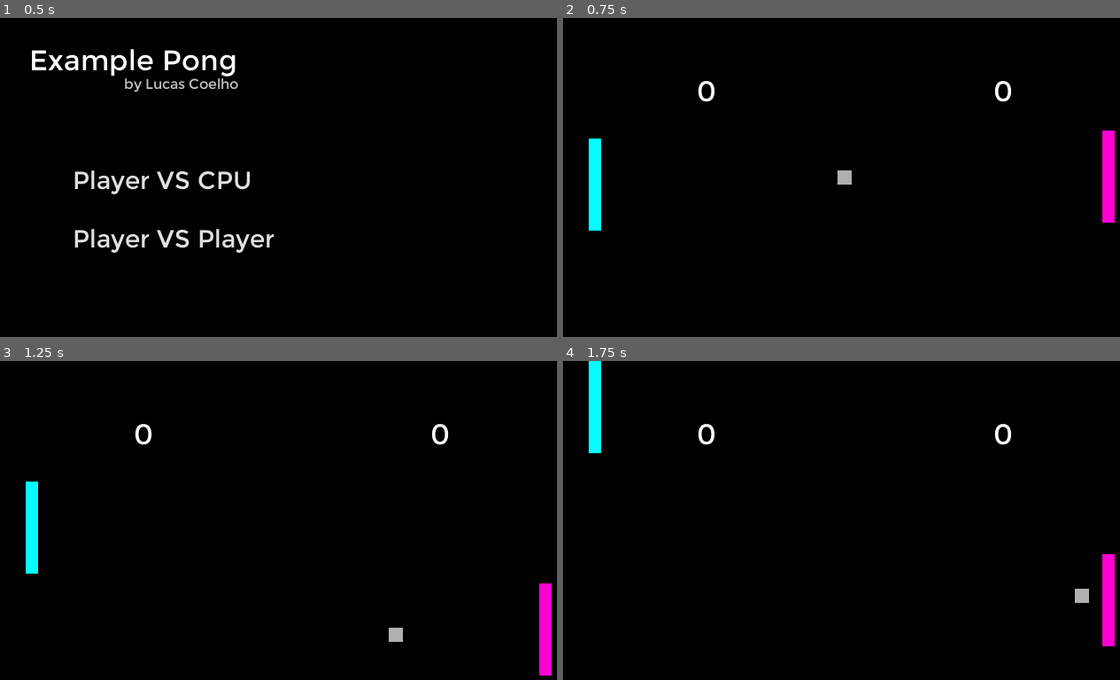
Above: before the commit, frames 1-4 (two rows, left to right).
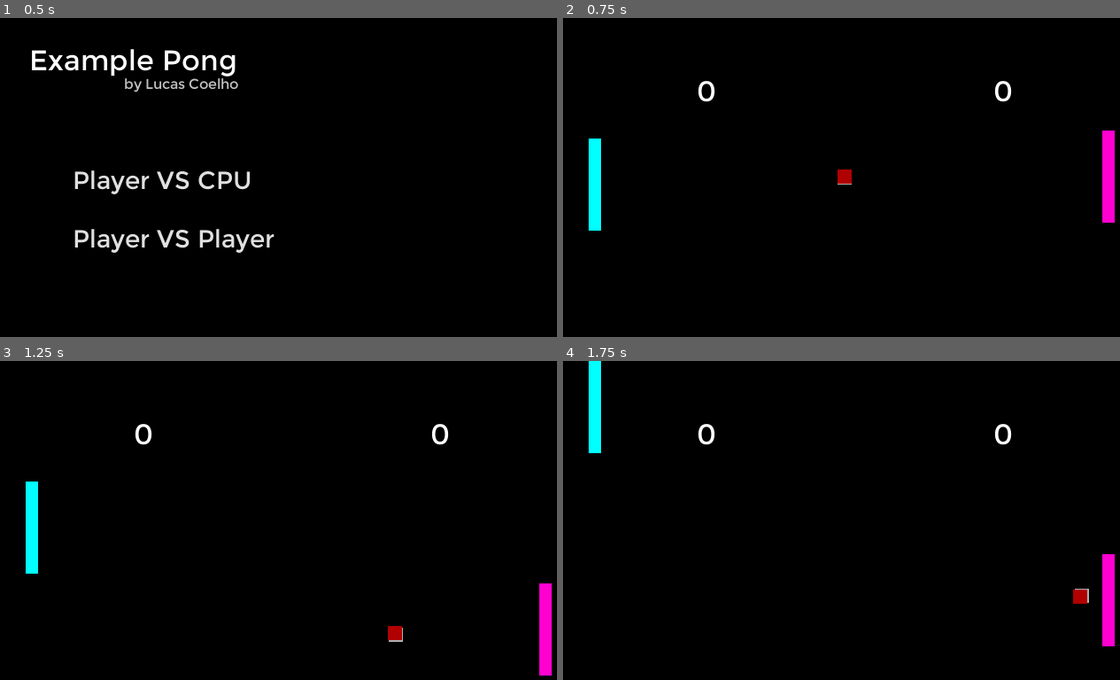
Above: after the commit, the same moments.

Repository: coelhucas/FAETERJ-Simple-Pong-Project
Game: Godot game, scene res://Menu.tscn
Two runs of this game, one before a commit and one after it. Both use one fixed random seed, a clock stepped at 60 frames per second and the inputs below.
Inputs:
- Up to frame 1 (0.5 s): no input
- Up to frame 2 (0.75 s): click "Player VS CPU" at 0.5 s
- Up to frame 3 (1.25 s): no input
- Up to frame 4 (1.75 s): hold Up (ui_up) from 1.28 s (still down); hold S (p2_down) from 1.28 s (still down)

Frame 1 is identical in both runs. In frame 2, 0.1% of the frame differs, in the area x 49-52%, y 47-52%; in frame 3, 0.1%; in frame 4, 0.1%.

Commit message:
Fixed fake-ball problems

Diff:
--- a/Main.tscn
+++ b/Main.tscn
@@ -7,17 +7,22 @@
 [ext_resource path="res://Scenes/GUI.tscn" type="PackedScene" id=5]
 [ext_resource path="res://Scenes/FakeBall.tscn" type="PackedScene" id=6]
 
+[sub_resource type="RectangleShape2D" id=1]
+
+custom_solver_bias = 0.0
+extents = Vector2( 450.274, 10 )
+
 [sub_resource type="RectangleShape2D" id=2]
 
 custom_solver_bias = 0.0
-extents = Vector2( 450.274, 10 )
+extents = Vector2( 9.25101, 221.482 )
 
 [sub_resource type="RectangleShape2D" id=3]
 
 custom_solver_bias = 0.0
 extents = Vector2( 10, 192.612 )
 
-[node name="Main" type="Node2D"]
+[node name="Main" type="Node2D" index="0"]
 
 script = ExtResource( 1 )
 
@@ -45,7 +50,6 @@
 
 [node name="Barriers" type="StaticBody2D" parent="." index="3"]
 
-editor/display_folded = true
 input_pickable = false
 collision_layer = 3
 collision_mask = 1
@@ -58,11 +62,21 @@
 [node name="Up" type="CollisionShape2D" parent="Barriers" index="0"]
 
 position = Vector2( 353.749, -10 )
-shape = SubResource( 2 )
+shape = SubResource( 1 )
 
 [node name="Down" type="CollisionShape2D" parent="Barriers" index="1"]
 
 position = Vector2( 353.749, 369.482 )
+shape = SubResource( 1 )
+
+[node name="Left" type="CollisionShape2D" parent="Barriers" index="2"]
+
+position = Vector2( -30, 180 )
+shape = SubResource( 2 )
+
+[node name="Right" type="CollisionShape2D" parent="Barriers" index="3"]
+
+position = Vector2( 676, 180 )
 shape = SubResource( 2 )
 
 [node name="Ball" parent="." index="4" groups=[
@@ -70,6 +84,7 @@
 ] instance=ExtResource( 4 )]
 
 position = Vector2( 318.306, 179.51 )
+_sections_unfolded = [ "Collision", "Visibility" ]
 
 [node name="GUI" parent="." index="5" instance=ExtResource( 5 )]
 
@@ -107,7 +122,7 @@
 
 [node name="FakeBall" parent="." index="8" instance=ExtResource( 6 )]
 
-visible = false
+modulate = Color( 1, 0, 0, 1 )
 position = Vector2( 318, 179 )
 _sections_unfolded = [ "Collision", "Visibility" ]
 speed = 248
--- a/Menu.tscn
+++ b/Menu.tscn
@@ -19,6 +19,13 @@
 font_data = ExtResource( 2 )
 _sections_unfolded = [ "Font", "Settings" ]
 
+[sub_resource type="StyleBoxEmpty" id=3]
+
+content_margin_left = -1.0
+content_margin_right = -1.0
+content_margin_top = -1.0
+content_margin_bottom = -1.0
+
 [sub_resource type="StyleBoxEmpty" id=4]
 
 content_margin_left = -1.0
@@ -47,14 +54,7 @@
 content_margin_top = -1.0
 content_margin_bottom = -1.0
 
-[sub_resource type="StyleBoxEmpty" id=8]
-
-content_margin_left = -1.0
-content_margin_right = -1.0
-content_margin_top = -1.0
-content_margin_bottom = -1.0
-
-[sub_resource type="DynamicFont" id=3]
+[sub_resource type="DynamicFont" id=8]
 
 size = 28
 use_mipmaps = false
@@ -62,7 +62,7 @@
 font_data = ExtResource( 2 )
 _sections_unfolded = [ "Font", "Settings" ]
 
-[node name="GUI" type="CanvasLayer" index="0"]
+[node name="GUI" type="CanvasLayer"]
 
 layer = 1
 offset = Vector2( 0, 0 )
--- a/Scripts/GameManager.gd
+++ b/Scripts/GameManager.gd
@@ -53,4 +53,4 @@
 	$Ball.motion = Vector2($Ball.speed, $Ball.speed)
 	$Ball/Delay.start()
 	$FakeBall/Delay.start()
-	$FakeBall.motion = $Ball.motion
+	$FakeBall.motion = Vector2($Ball.speed - 2, $Ball.speed - 2)
Not shown: 1 places in Main.tscn that only renumber resources
Not shown: 2 places in Menu.tscn that only renumber resources
